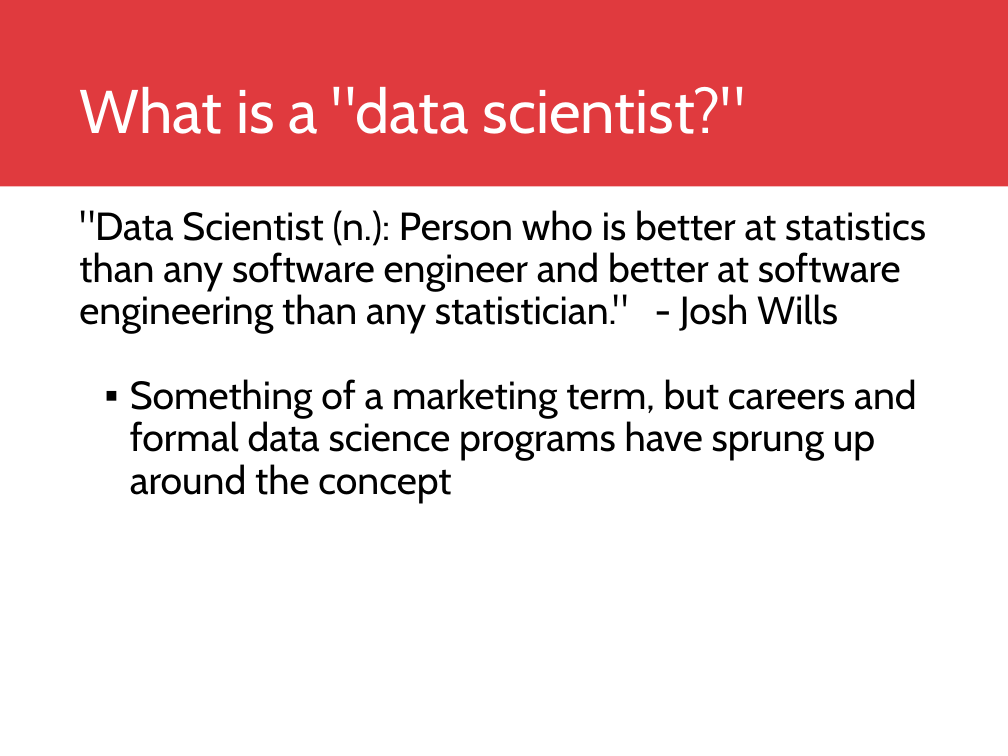
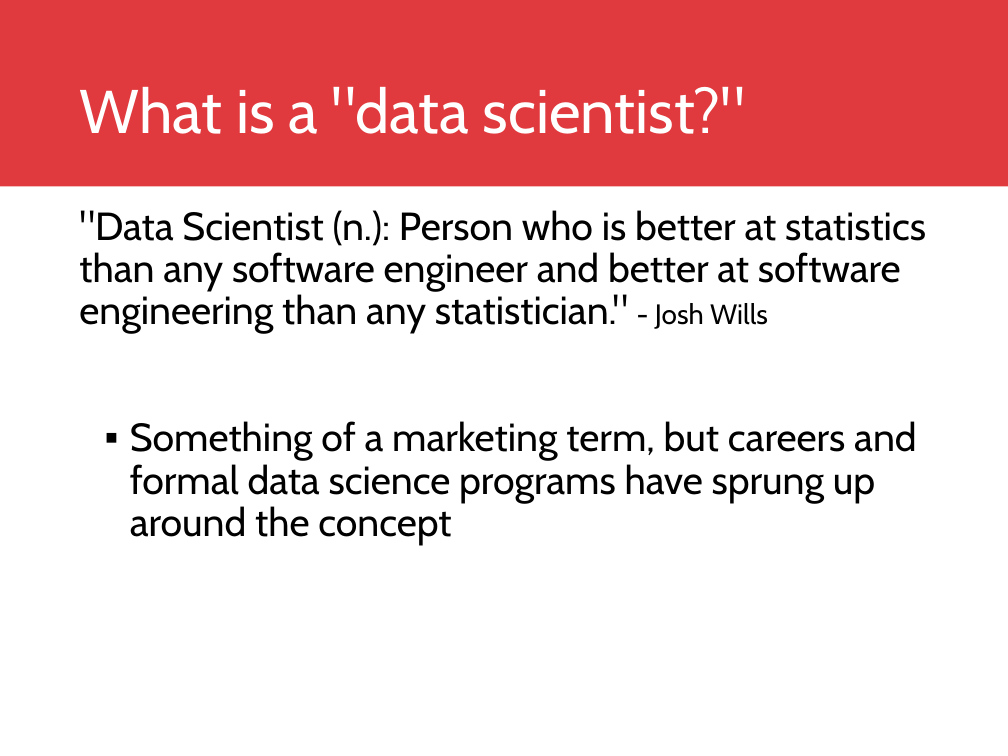
Before and after one commit to DreaJulca/streamvis-lecture, a slide deck: slide 4 of Visual Data Science.pptx. Drawn at 1008x756 pixels with LibreOffice and Linux fonts; fonts in the diff are those of the drawing; background and template pictures are left out. Boxes give left, top, right and bottom in pixels: in the first picture for what was removed or moved away, otherwise in the second. Text is boxed around its words. In the diff, an @@ line names an element or a change of style, - is before the commit and + after.

```diff
--- a/Visual Data Science.pptx
+++ b/Visual Data Science.pptx
@@ text at <box>79,210,926,334</box>: size 28 to 20 pt in "- Josh Wills" @@
```
Also in this commit, not shown: 4 other slides changed, 1 other file.
